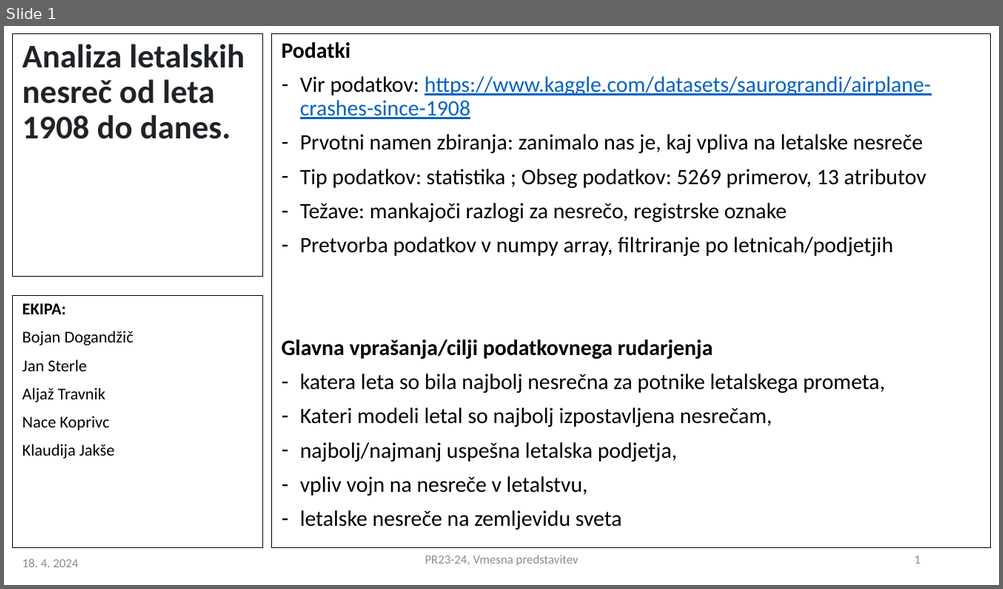
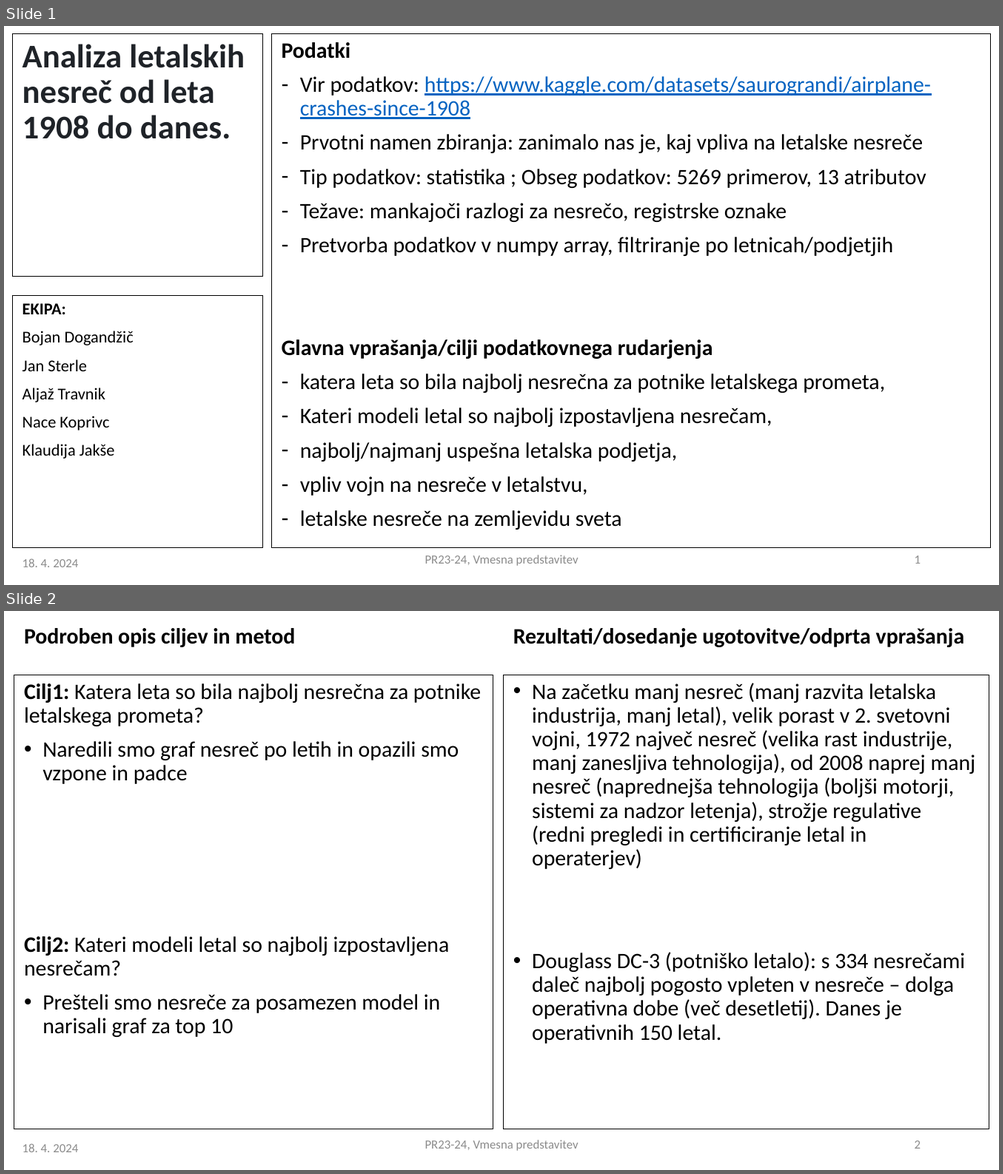
Before and after one commit to aljaztravnik/PR24ATJSBDKJNK, a slide deck: PR2023-24_vmesna_ATJSBDKJNK.pptx. Shown one above the other, each under a label of ours: slide 1 before the commit, slides 1 and 2 after it. The pictures are 1003x589 and 1003x1174 pixels, drawn with LibreOffice and Linux fonts; fonts in the diff are those of the drawing. Boxes give left, top, right and bottom in pixels: in the first picture for what was removed or moved away, otherwise in the second. Text is boxed around its words. In the diff, an @@ line names an element or a change of style, - is before the commit and + after.

Commit message:
porocilo .docx, predstavitev .pptx

```diff
--- a/PR2023-24_vmesna_ATJSBDKJNK.pptx
+++ b/PR2023-24_vmesna_ATJSBDKJNK.pptx
@@ slide 2 added at [4,611,999,1170], background #FFFFFF @@
@@ text added at [24,628,295,647], 16 pt, text #000000, bold @@
+Podroben opis ciljev in metod
@@ text added at [513,628,965,647], 16 pt, text #000000, bold @@
+Rezultati/dosedanje ugotovitve/odprta vprašanja
@@ text added at [14,675,493,1129], outline #000000 0.75 pt, 16 pt, text #000000 @@
+Cilj1: Katera leta so bila najbolj nesrečna za potnike letalskega prometa?
+• Naredili smo graf nesreč po letih in opazili smo vzpone in padce
+Cilj2: Kateri modeli letal so najbolj izpostavljena nesrečam?
+• Prešteli smo nesreče za posamezen model in narisali graf za top 10
@@ text added at [504,675,989,1129], outline #000000 0.75 pt, 16 pt, text #000000 @@
+• Na začetku manj nesreč (manj razvita letalska industrija, manj letal), velik porast v 2. svetovni vojni, 1972 največ nesreč (velika rast industrije, manj zanesljiva tehnologija), od 2008 naprej manj nesreč (naprednejša tehnologija (boljši motorji, sistemi za nadzor letenja), strožje regulative (redni pregledi in certificiranje letal in operaterjev)
+• Douglass DC-3 (potniško letalo): s 334 nesrečami daleč najbolj pogosto vpleten v nesreče – dolga operativna dobe (več desetletij). Danes je operativnih 150 letal.
@@ text added at [425,1140,578,1151], 9 pt, text #8C8C8C @@
+PR23-24, Vmesna predstavitev
@@ page number added at [914,1141,921,1149], 9 pt, text #8C8C8C @@
+2
@@ text added at [22,1144,78,1153], 9 pt, text #8C8C8C @@
+18. 4. 2024
```
Also in this commit, not shown: 2 slides changed, 1 other file.
